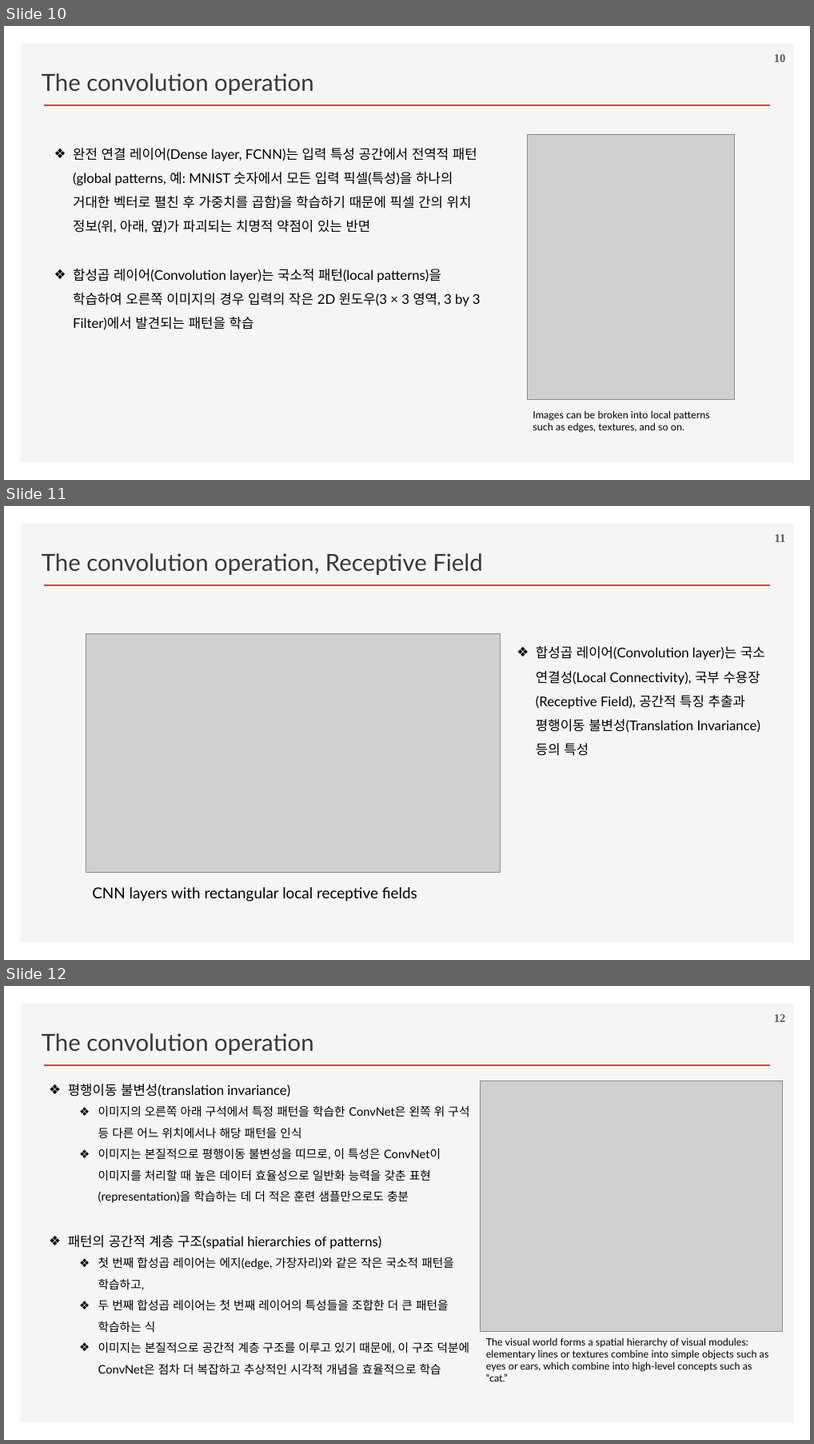
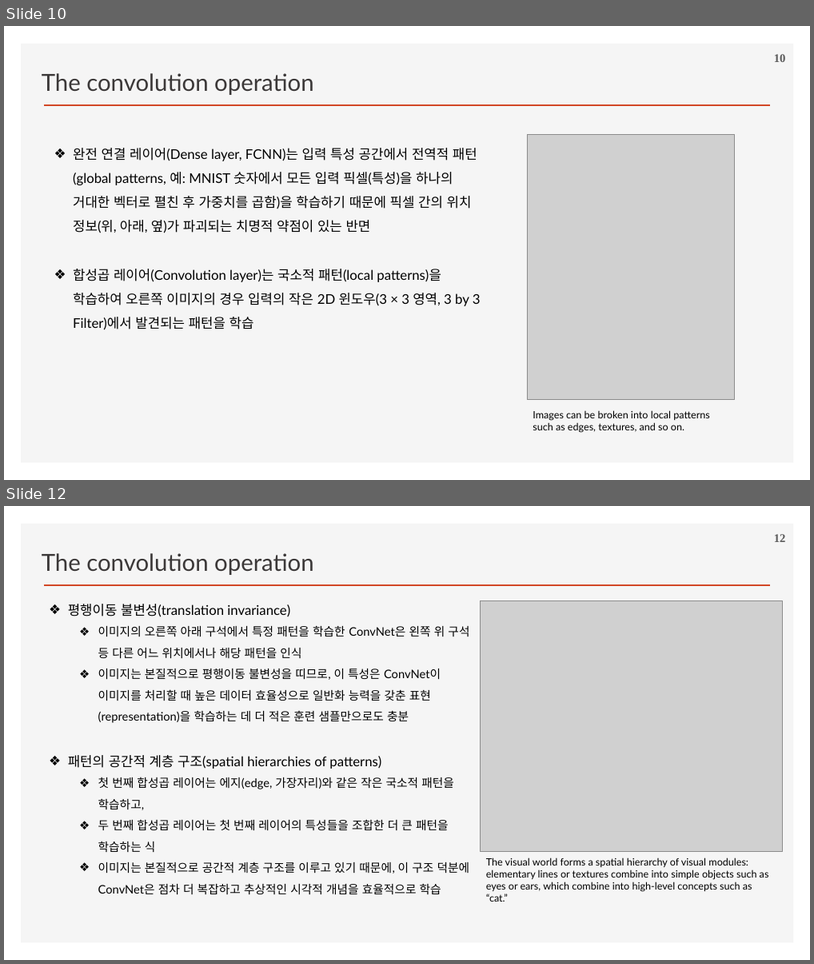
Before and after one commit to ancestor9/2026_Fall_Deep-Learning-with-Python, a slide deck: Chapter 08 Image Classification.pptx. Shown one above the other, each under a label of ours: slides 10, 11 and 12 before the commit, slides 10 and 12 after it; the slides between them are not shown. The pictures are 814x1444 and 814x964 pixels, drawn with LibreOffice and Linux fonts; fonts in the diff are those of the drawing; grey boxes stand for pictures; background and template pictures are left out. Boxes give left, top, right and bottom in pixels: in the first picture for what was removed or moved away, otherwise in the second. Text is boxed around its words. In the diff, an @@ line names an element or a change of style, - is before the commit and + after.

```diff
--- a/Chapter 08 Image Classification.pptx
+++ b/Chapter 08 Image Classification.pptx
@@ slide 11 removed at bbox=[4, 506, 810, 960], background #FFFFFF; not listed: 2 template elements that a slide beside it also shows @@
@@ text removed at bbox=[42, 553, 482, 575] @@
-The convolution operation, Receptive Field
@@ page number removed at bbox=[775, 534, 786, 542] @@
-11
@@ picture removed at bbox=[86, 634, 501, 872] @@
@@ text removed at bbox=[536, 646, 766, 756] @@
-❖ 합성곱 레이어(Convolution layer)는 국소 연결성(Local Connectivity), 국부 수용장(Receptive Field), 공간적 특징 추출과 평행이동 불변성(Translation Invariance) 등의 특성
@@ text removed at bbox=[92, 887, 418, 901] @@
-CNN layers with rectangular local receptive fields
```
Also in this commit, not shown: 1 slide changed.
